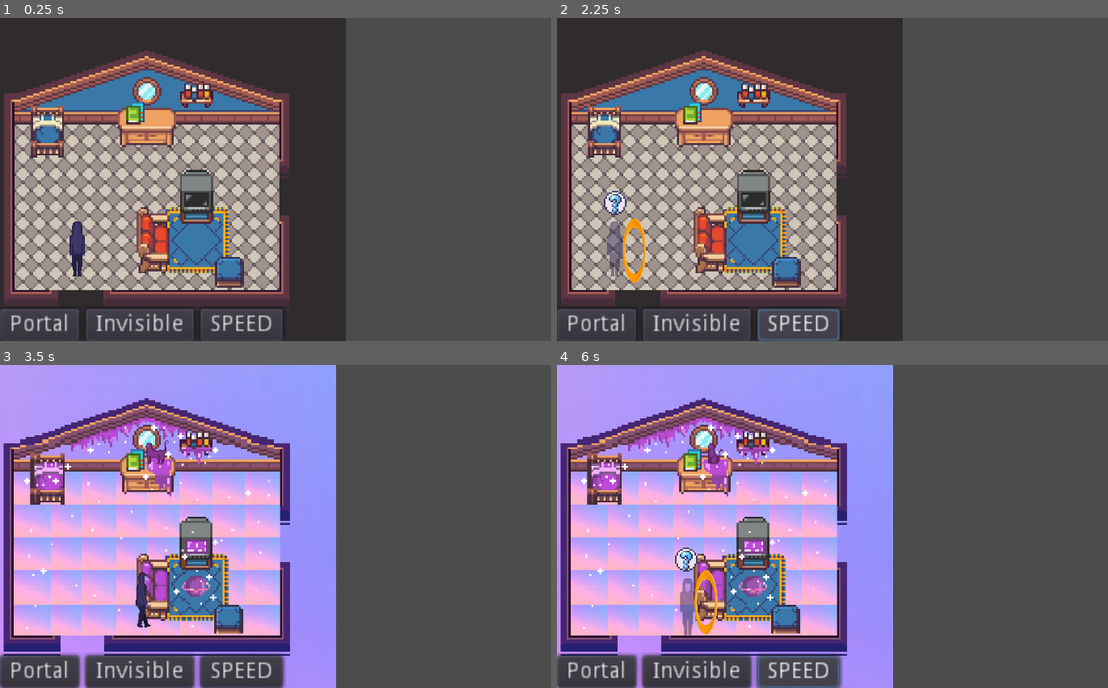
Above: before the commit, frames 1-4 (two rows, left to right).
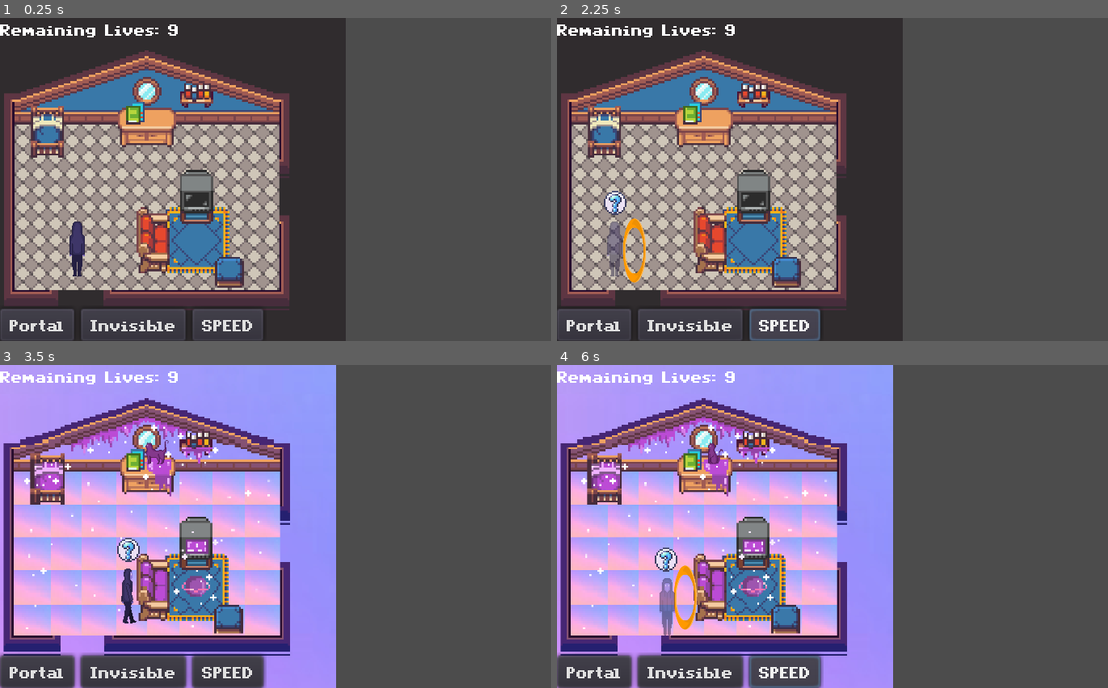
Above: after the commit, the same moments.

Repository: JayTheDaniels/The-Astral-Project
Game: Godot game, scene res://Src/Levels/Bedroom.tscn
Two runs of this game, one before a commit and one after it. Both use one fixed random seed, a clock stepped at 60 frames per second and the inputs below.
Inputs:
- Up to frame 1 (0.25 s): no input
- Up to frame 2 (2.25 s): click "Portal" at 0.5 s; click "Invisible" at 1.25 s; click "SPEED" at 2 s
- Up to frame 3 (3.5 s): tap Enter (accept, bound only after the commit) at 2.75, 3.05 s; hold D (right) from 2.78 s (still down); tap Space (interact) at 2.85 s
- Up to frame 4 (6 s): release D (right) at 3.5 s; click "Portal" at 3.5 s; click "Invisible" at 4.25 s; click "SPEED" at 5 s; tap Enter (accept, bound only after the commit) at 5.75, 5.85 s; hold Down (down) from 5.78 s (still down)

The runs differ from the first frame. In frame 1, 2.1% of the frame differs, in the area x 0-52%, y 2-100%; in frame 2, 2.3%; in frame 3, 3.3%; in frame 4, 4.2%.

Commit message:
Scavenger Hunt Update
Implemented scavenger hunt, added font.

Diff:
--- a/Src/Code/Global.gd
+++ b/Src/Code/Global.gd
@@ -3,7 +3,9 @@
 #top level code for tracking data across levels
 
 signal lives_updated
+signal scavengerHuntUpdated
 
+var scavengerHuntStage = 0 setget set_scavengerHuntStage
 var total_lives = 9
 var remaining_lives = 9 setget set_lives, get_lives
 
@@ -15,3 +17,24 @@
 	return remaining_lives
 
 var player_initial_map_position = Vector2(48, 144)
+
+func set_scavengerHuntStage(value: int) -> void:
+	scavengerHuntStage = value
+	emit_signal("scavengerHuntUpdated")
+	#global function controlling the scavenger hunt
+	#allows the scavenger text to appear
+	print ("Set stage: ", scavengerHuntStage)
+	if scavengerHuntStage == 1:
+		var bookshelf = get_tree().get_root().get_node("/root/Astral_Level_Base/AstralBookshelf")
+		bookshelf.InteractText = bookshelf.ScavengerHuntText
+	if scavengerHuntStage == 2:
+		var couch = get_tree().get_root().get_node("/root/Astral_Level_Base/AstralCouch")
+		couch.InteractText = couch.ScavengerHuntText
+	if scavengerHuntStage == 3:
+		var bed = get_tree().get_root().get_node("/root/Astral_Level_Base/AstralBed")
+		bed.InteractText = bed.ScavengerHuntText
+	if scavengerHuntStage == 4:
+		var tv = get_tree().get_root().get_node("/root/Astral_Level_Base/AstralTV")
+		tv.InteractText = tv.ScavengerHuntText
+	else:
+		print("Scavenger error")
--- a/Src/Code/Leela.gd
+++ b/Src/Code/Leela.gd
@@ -3,6 +3,9 @@
 var follow_player := false
 var speed = 100
 var velocity = Vector2.ZERO
+var interaction = 0
+var dialogueCounter = 0
+var dialogueTotal = 0
 onready var dialogue = get_parent().get_node("UI/CanvasLayer/PopupDialog")
 onready var player = get_parent().get_node("Player")
 onready var animationPlayer = $AnimationPlayer
@@ -27,11 +30,37 @@
 
 func interaction():
 	print("Is interacting with " + self.name)
-	dialogue.dialogue = "Hiya friend, I'm Leela!"
-	dialogue.open()
-	#dialogue.dialogue = "Not common to see humans around here. I'm coming with you for a bit"
-	get_parent().get_node("UI/CanvasLayer/Lives").show()
-	follow()
+	dialogue()
 
 func follow():
 	follow_player = true
+
+func dialogue():
+	if interaction == 0:
+		dialogueTotal = 4
+		if dialogueCounter == 0:
+			dialogue.dialogue = "A visitor..? From the mortal plane no less!"
+			dialogue.open(self.get_path())
+		if dialogueCounter == 1:
+			dialogue.dialogue = "Not common to see humans around here. Are you lost?"
+			dialogue.open(self.get_path())
+		if dialogueCounter == 2:
+			dialogue.dialogue = "Don't worry human. I can show you how to navigate \n The Astral Plane."
+			dialogue.open(self.get_path())
+		if dialogueCounter == 3:
+			dialogue.dialogue = "Let's make a game of it! Beside me if your book shelf. \n Your first clue waits for you there."
+			dialogue.open(self.get_path())
+			Global.scavengerHuntStage = 1
+		if dialogueCounter == 4:
+			dialogue.dialogue = "Take your time human, there's no such thing here."
+			interaction = 1
+	if interaction == 1:
+		if Global.scavengerHuntStage == 5:
+			dialogue.dialogue = "You've impressed me. That's all we have for now but \n allow me to accompany you through The Astral Plane."
+			dialogue.open(self.get_path())
+			get_parent().get_node("UI/CanvasLayer/Lives").show()
+			follow()
+		else:
+			dialogueTotal = 1
+			dialogue.dialogue = "Take your time human, there's no such thing here."
+			dialogue.open(self.get_path())
--- a/Src/Code/Object_Base.gd
+++ b/Src/Code/Object_Base.gd
@@ -4,12 +4,36 @@
 #Other objects will inherit from this one
 #Overwrite/overload the interaction() function for new objects
 
-export var InteractText = ''
+export(String, MULTILINE) var InteractText = ""
+export(String, MULTILINE) var ScavengerHuntText = ""
 onready var dialogue = get_parent().get_node("UI/CanvasLayer/PopupDialog")
+var dialogueCounter = 0
+var dialogueTotal = 0
 
 
 func interaction():
 	print("Is interacting with " + self.name)
+	print (dialogueCounter)
 	dialogue.dialogue = InteractText
-	dialogue.open()
+	dialogue.open(self.get_path())
+	if Global.scavengerHuntStage > 0:
+		scavengerHunt()
 	#get_parent().get_node("UI/CanvasLayer/Lives").show()
+
+func scavengerHunt():
+	if Global.scavengerHuntStage == 1:
+		if self.name == "AstralBookshelf":
+			print ("Objective Updated!")
+			Global.scavengerHuntStage = 2
+	if Global.scavengerHuntStage == 2:
+		if self.name == "AstralCouch":
+			print ("Objective Updated!")
+			Global.scavengerHuntStage = 3
+	if Global.scavengerHuntStage == 3:
+		if self.name == "AstralBed":
+			print ("Objective Updated!")
+			Global.scavengerHuntStage = 4
+	if Global.scavengerHuntStage == 4:
+		if self.name == "AstralTV":
+			print ("Objective Updated!")
+			Global.scavengerHuntStage = 5
--- a/Src/Code/PopupDialog.gd
+++ b/Src/Code/PopupDialog.gd
@@ -1,21 +1,35 @@
 extends PopupDialog
 
 var dialogue setget dialogue_set
-
+var interactor
+var open = false
 
 func dialogue_set(text):
 	dialogue = text
 	$VBoxContainer/Dialogue.text = text
 
-func open():
+func open(sender):
+	interactor = get_tree().get_root().get_node(sender)
+	open = true
 	get_tree().paused = true
 	popup()
 
+func next():
+	close()
+	print(interactor.dialogueCounter)
+	if interactor.dialogueCounter >= interactor.dialogueTotal:
+		return
+	else:
+		interactor.dialogueCounter += 1
+		interactor.interaction()
 func close():
 	get_tree().paused = false
+	open = false
 	hide()
 
 func _input(event):
-	if event is InputEventKey:
-		if event.scancode == KEY_ESCAPE:
-			close()
+	if Input.is_action_just_pressed("accept"):
+		if open == true:
+			next()
+		else:
+			pass
--- a/Src/Code/Portal.gd
+++ b/Src/Code/Portal.gd
@@ -1,6 +1,6 @@
 extends "res://Src/Code/Object_Base.gd"
 
-var astral_scene: String = "res://Src/Levels/Astral_Level_Base.tscn"
+var astral_scene: String = "res://Src/Levels/AstralBedroom.tscn"
 var normal_scene: String = "res://Src/Levels/Bedroom.tscn"
 
 #add the next scene level to the root node. Hide everything from this one
--- a/Src/Game Objects/Base_Object.tscn
+++ b/Src/Game Objects/Base_Object.tscn
@@ -5,6 +5,7 @@
 [sub_resource type="RectangleShape2D" id=1]
 
 [node name="Object" type="StaticBody2D"]
+pause_mode = 2
 script = ExtResource( 1 )
 
 [node name="CollisionShape2D" type="CollisionShape2D" parent="."]
--- a/Src/Game Objects/Leela.tscn
+++ b/Src/Game Objects/Leela.tscn
@@ -2,7 +2,6 @@
 
 [ext_resource path="res://Assets/LeelaFrames.png" type="Texture" id=1]
 [ext_resource path="res://Src/Code/Leela.gd" type="Script" id=2]
-
 
 [sub_resource type="CircleShape2D" id=1]
 radius = 8.40639
@@ -205,7 +204,7 @@
 scale = Vector2( 0.395151, 0.395151 )
 texture = ExtResource( 1 )
 hframes = 28
-frame = 14
+frame = 15
 
 [node name="CollisionShape2D" type="CollisionShape2D" parent="."]
 shape = SubResource( 1 )
--- a/Src/Levels/AstralBedroom.tscn
+++ b/Src/Levels/AstralBedroom.tscn
@@ -1,40 +1,65 @@
-[gd_scene load_steps=5 format=2]
+[gd_scene load_steps=6 format=2]
 
 [ext_resource path="res://Src/Game Objects/Player.tscn" type="PackedScene" id=1]
 [ext_resource path="res://Src/UI/UI.tscn" type="PackedScene" id=2]
 [ext_resource path="res://Src/Game Objects/Leela.tscn" type="PackedScene" id=3]
-[ext_resource path="res://Assets/bedroom4_final_astralworld.png" type="Texture" id=4]
+[ext_resource path="res://Assets/AstralBedroomBackground.png" type="Texture" id=4]
+[ext_resource path="res://Src/Game Objects/Base_Object.tscn" type="PackedScene" id=5]
 
-[node name="Node2D" type="Node2D"]
+[node name="Astral_Level_Base" type="YSort"]
 
-[node name="AstralBedroomBackground" type="TextureRect" parent="."]
+[node name="TextureRect" type="TextureRect" parent="."]
 margin_left = -32.0
 margin_top = -16.0
-margin_right = 1504.0
-margin_bottom = 1392.0
+margin_right = 1468.0
+margin_bottom = 1384.0
 rect_scale = Vector2( 0.16, 0.16 )
 texture = ExtResource( 4 )
+expand = true
+stretch_mode = 2
 __meta__ = {
 "_edit_use_anchors_": false
 }
 
+[node name="Leela" parent="." instance=ExtResource( 3 )]
+pause_mode = 2
+position = Vector2( 97.8544, 52.5792 )
+collision_layer = 1
+
 [node name="Player" parent="." instance=ExtResource( 1 )]
-position = Vector2( 80, 144 )
-
-[node name="Leela" parent="." instance=ExtResource( 3 )]
-position = Vector2( 96, 152 )
+position = Vector2( 160.094, 54.9846 )
 
 [node name="UI" parent="." instance=ExtResource( 2 )]
+pause_mode = 2
 
-[node name="AstralBedroomWallCollision" type="StaticBody2D" parent="."]
-collision_layer = 3
+[node name="AstralLevelBedroomBoundary" type="StaticBody2D" parent="." groups=[
+"Walls",
+]]
 
-[node name="CollisionPolygon2D" type="CollisionPolygon2D" parent="AstralBedroomWallCollision"]
-polygon = PoolVector2Array( -32, 0, -32, 208, 264, 208, 264, 0, -32, 0, 8, 32, 22.9752, 32, 24, 64, 40, 64, 40, 32, 75.803, 32, 72, 56, 104, 48, 106.958, 32, 176, 32, 176, 168, 152, 168, 152, 152, 136, 152, 136, 168, 8, 168, 8, 32 )
+[node name="CollisionPolygon2D" type="CollisionPolygon2D" parent="AstralLevelBedroomBoundary"]
+polygon = PoolVector2Array( 8, 32, 8, 168, 133.764, 168, 136, 152, 152, 152, 152, 168, 176, 168, 176, 48, 176, 48, 176, 32, 176, -16, 216, -16, 216, 216, -40, 216, -40, -16, 176, -16, 176, 32, 40, 32, 40, 64, 24, 64, 24, 32 )
 
-[node name="AstralBedroomObjectCollision" type="StaticBody2D" parent="."]
-position = Vector2( 88, 120 )
-collision_layer = 3
+[node name="AstralBookshelf" parent="." instance=ExtResource( 5 )]
+position = Vector2( 122.051, 39.1041 )
+InteractText = "Are my books okay?"
+ScavengerHuntText = "Poor lost, wandering soul. Sometimes sitting
+ in the moment is the only way to move forward."
 
-[node name="CollisionPolygon2D" type="CollisionPolygon2D" parent="AstralBedroomObjectCollision"]
-polygon = PoolVector2Array( 16, 0, 24, -24, 40, -24, 40, -8, 24, -8, 16, 8, 0, 8, 0, 0 )
+[node name="AstralBed" parent="." instance=ExtResource( 5 )]
+position = Vector2( 29.8877, 59.3206 )
+InteractText = "I couldn't imagine sleeping in this..."
+ScavengerHuntText = "Your body turns off and your mind begins to play.
+Now find a way to do the opposite."
+
+[node name="AstralCouch" parent="." instance=ExtResource( 5 )]
+position = Vector2( 94.6994, 135.132 )
+InteractText = "My furniture is going to need to be cleaned after this..."
+ScavengerHuntText = "Sometimes we stew when we need to rest.
+Correct this error and I'll show you the way home."
+
+[node name="AstralTV" parent="." instance=ExtResource( 5 )]
+position = Vector2( 122.051, 109.862 )
+InteractText = "Seems this place only gets one channel...
+Static."
+ScavengerHuntText = "Your mind turns off, your body enjoys sensation.
+Leela beckons you back over."
--- a/Src/Levels/Astral_Level_2.tscn
+++ /dev/null
@@ -1,20 +0,0 @@
-[gd_scene load_steps=3 format=2]
-
-[ext_resource path="res://Assets/darkPurple.png" type="Texture" id=1]
-[ext_resource path="res://Src/Game Objects/Player.tscn" type="PackedScene" id=3]
-
-[node name="Astral_Level_Base" type="Node2D"]
-
-[node name="TextureRect" type="TextureRect" parent="."]
-margin_right = 1373.0
-margin_bottom = 811.0
-rect_scale = Vector2( 0.25, 0.25 )
-texture = ExtResource( 1 )
-expand = true
-stretch_mode = 2
-__meta__ = {
-"_edit_use_anchors_": false
-}
-
-[node name="Player" parent="." instance=ExtResource( 3 )]
-position = Vector2( 160.094, 54.9846 )
--- a/Src/Levels/Astral_Level_Base.tscn
+++ /dev/null
@@ -1,45 +0,0 @@
-[gd_scene load_steps=5 format=2]
-
-[ext_resource path="res://Assets/AstralBedroomBackground.png" type="Texture" id=1]
-[ext_resource path="res://Src/UI/UI.tscn" type="PackedScene" id=2]
-[ext_resource path="res://Src/Game Objects/Player.tscn" type="PackedScene" id=3]
-[ext_resource path="res://Src/Game Objects/Leela.tscn" type="PackedScene" id=4]
-
-[node name="Astral_Level_Base" type="Node2D"]
-
-[node name="TextureRect" type="TextureRect" parent="."]
-margin_left = -32.0
-margin_top = -16.0
-margin_right = 1468.0
-margin_bottom = 1384.0
-rect_scale = Vector2( 0.16, 0.16 )
-texture = ExtResource( 1 )
-expand = true
-stretch_mode = 2
-__meta__ = {
-"_edit_use_anchors_": false
-}
-
-[node name="Leela" parent="." instance=ExtResource( 4 )]
-position = Vector2( 97.8544, 52.5792 )
-collision_layer = 1
-
-[node name="Player" parent="." instance=ExtResource( 3 )]
-position = Vector2( 160.094, 54.9846 )
-
-[node name="UI" parent="." instance=ExtResource( 2 )]
-
-[node name="AstralLevelBedroomBoundary" type="StaticBody2D" parent="." groups=[
-"Walls",
-]]
-
-[node name="CollisionPolygon2D" type="CollisionPolygon2D" parent="AstralLevelBedroomBoundary"]
-polygon = PoolVector2Array( 8, 32, 8, 168, 133.764, 168, 136, 152, 152, 152, 152, 168, 176, 168, 176, 48, 176, 48, 176, 32, 176, -16, 216, -16, 216, 216, -40, 216, -40, -16, 176, -16, 176, 32, 40, 32, 40, 64, 24, 64, 24, 32 )
-
-[node name="AstralLevelObjectBoundary" type="StaticBody2D" parent="." groups=[
-"Walls",
-]]
-position = Vector2( 104, 120 )
-
-[node name="CollisionPolygon2D" type="CollisionPolygon2D" parent="AstralLevelObjectBoundary"]
-polygon = PoolVector2Array( -16, 0, -16, 8, 0, 8, 8, 0, 24, -8, 24, -24, 8, -24, 8, 0 )
--- a/Src/Levels/Bathroom.tscn
+++ b/Src/Levels/Bathroom.tscn
@@ -6,7 +6,7 @@
 [ext_resource path="res://Src/UI/UI.tscn" type="PackedScene" id=4]
 [ext_resource path="res://Src/Game Objects/Base_Object.tscn" type="PackedScene" id=5]
 
-[node name="Level_Base" type="Node2D"]
+[node name="Level_Base" type="YSort"]
 
 [node name="BathroomBackground" type="TextureRect" parent="."]
 margin_left = -32.0
--- a/Src/Levels/Bedroom.tscn
+++ b/Src/Levels/Bedroom.tscn
@@ -6,7 +6,7 @@
 [ext_resource path="res://Src/Game Objects/Door.tscn" type="PackedScene" id=4]
 [ext_resource path="res://Src/Game Objects/Base_Object.tscn" type="PackedScene" id=5]
 
-[node name="Level_Base" type="Node2D"]
+[node name="Level_Base" type="YSort"]
 
 [node name="BedroomBackground" type="TextureRect" parent="."]
 margin_left = -32.0
@@ -25,12 +25,6 @@
 [node name="UI" parent="." instance=ExtResource( 3 )]
 margin_left = 1.0
 margin_right = 1.0
-
-[node name="BedroomObjectCollision" type="StaticBody2D" parent="."]
-position = Vector2( 104, 160 )
-
-[node name="CollisionPolygon2D" type="CollisionPolygon2D" parent="BedroomObjectCollision"]
-polygon = PoolVector2Array( 0, -32, -16, -32, -16, -40, 8, -40, 8, -64, 24, -64, 24, -48, 0, -40 )
 
 [node name="Door2" parent="." instance=ExtResource( 4 )]
 position = Vector2( 208, 112 )
--- a/Src/Levels/Hallway.tscn
+++ b/Src/Levels/Hallway.tscn
@@ -6,7 +6,7 @@
 [ext_resource path="res://Src/UI/UI.tscn" type="PackedScene" id=4]
 [ext_resource path="res://Src/Game Objects/Base_Object.tscn" type="PackedScene" id=5]
 
-[node name="Level_Base" type="Node2D"]
+[node name="Level_Base" type="YSort"]
 
 [node name="HallwayBackground" type="TextureRect" parent="."]
 margin_left = -32.0
--- a/Src/Levels/Kitchen.tscn
+++ b/Src/Levels/Kitchen.tscn
@@ -6,7 +6,7 @@
 [ext_resource path="res://Src/Game Objects/Door.tscn" type="PackedScene" id=4]
 [ext_resource path="res://Src/Game Objects/Base_Object.tscn" type="PackedScene" id=5]
 
-[node name="Level_Base" type="Node2D"]
+[node name="Level_Base" type="YSort"]
 
 [node name="LivingRoomBackground" type="TextureRect" parent="."]
 margin_left = -248.0
--- a/Src/Levels/LivingRoom.tscn
+++ b/Src/Levels/LivingRoom.tscn
@@ -6,7 +6,7 @@
 [ext_resource path="res://Src/Game Objects/Door.tscn" type="PackedScene" id=4]
 [ext_resource path="res://Src/Game Objects/Base_Object.tscn" type="PackedScene" id=5]
 
-[node name="Level_Base" type="Node2D"]
+[node name="Level_Base" type="YSort"]
 
 [node name="LivingRoomBackground" type="TextureRect" parent="."]
 margin_left = -32.0
--- a/Src/Levels/Office.tscn
+++ b/Src/Levels/Office.tscn
@@ -6,7 +6,7 @@
 [ext_resource path="res://Src/Game Objects/Door.tscn" type="PackedScene" id=4]
 [ext_resource path="res://Src/Game Objects/Base_Object.tscn" type="PackedScene" id=5]
 
-[node name="Level_Base" type="Node2D"]
+[node name="Level_Base" type="YSort"]
 
 [node name="OfficeBackground" type="TextureRect" parent="."]
 margin_right = 40.0
--- a/Src/UI/PopupDialog.tscn
+++ b/Src/UI/PopupDialog.tscn
@@ -1,6 +1,7 @@
-[gd_scene load_steps=2 format=2]
+[gd_scene load_steps=3 format=2]
 
 [ext_resource path="res://Src/Code/PopupDialog.gd" type="Script" id=1]
+[ext_resource path="res://UI.tres" type="Theme" id=2]
 
 [node name="PopupDialog" type="PopupDialog"]
 pause_mode = 2
@@ -12,6 +13,7 @@
 margin_top = 59.0
 margin_right = 170.5
 margin_bottom = 99.0
+theme = ExtResource( 2 )
 popup_exclusive = true
 script = ExtResource( 1 )
 __meta__ = {
@@ -30,16 +32,25 @@
 anchor_top = 1.0
 anchor_right = 1.0
 anchor_bottom = 1.0
+margin_left = 5.0
 margin_top = -38.0
+margin_right = -5.0
 margin_bottom = -1.0
 __meta__ = {
 "_edit_use_anchors_": false
 }
 
 [node name="Dialogue" type="Label" parent="VBoxContainer"]
-margin_right = 340.0
-margin_bottom = 14.0
+margin_right = 330.0
+margin_bottom = 13.0
 text = "Temp dialogue text!"
 __meta__ = {
 "_edit_use_anchors_": false
 }
+
+[node name="Prompt" type="Label" parent="."]
+margin_left = 190.867
+margin_top = -14.2705
+margin_right = 338.867
+margin_bottom = -1.27046
+text = "Press Enter to Continue..."
--- a/Src/UI/UI.tscn
+++ b/Src/UI/UI.tscn
@@ -1,14 +1,16 @@
-[gd_scene load_steps=6 format=2]
+[gd_scene load_steps=7 format=2]
 
 [ext_resource path="res://Src/Code/PortalButton.gd" type="Script" id=1]
 [ext_resource path="res://Src/Code/InvisibleButton.gd" type="Script" id=2]
 [ext_resource path="res://Src/Code/SpeedButton.gd" type="Script" id=3]
 [ext_resource path="res://Src/Code/UI.gd" type="Script" id=4]
 [ext_resource path="res://Src/UI/PopupDialog.tscn" type="PackedScene" id=5]
+[ext_resource path="res://UI.tres" type="Theme" id=6]
 
 [node name="UI" type="Control"]
 anchor_right = 1.0
 anchor_bottom = 1.0
+theme = ExtResource( 6 )
 script = ExtResource( 4 )
 __meta__ = {
 "_edit_use_anchors_": false
@@ -20,9 +22,9 @@
 }
 
 [node name="Lives" type="Label" parent="CanvasLayer"]
-visible = false
 margin_right = 112.0
 margin_bottom = 14.0
+theme = ExtResource( 6 )
 text = "Lives Placeholder: %s"
 __meta__ = {
 "_edit_use_anchors_": false
@@ -33,12 +35,13 @@
 anchor_bottom = 1.0
 margin_top = -20.0
 margin_right = 175.0
+theme = ExtResource( 6 )
 __meta__ = {
 "_edit_use_anchors_": false
 }
 
 [node name="PortalButton" type="Button" parent="CanvasLayer/HBoxContainer"]
-margin_right = 49.0
+margin_right = 46.0
 margin_bottom = 20.0
 text = "Portal"
 script = ExtResource( 1 )
@@ -47,8 +50,8 @@
 }
 
 [node name="InvisibleButton" type="Button" parent="CanvasLayer/HBoxContainer"]
-margin_left = 53.0
-margin_right = 120.0
+margin_left = 50.0
+margin_right = 115.0
 margin_bottom = 20.0
 text = "Invisible"
 script = ExtResource( 2 )
@@ -57,8 +60,8 @@
 }
 
 [node name="SpeedButton" type="Button" parent="CanvasLayer/HBoxContainer"]
-margin_left = 124.0
-margin_right = 175.0
+margin_left = 119.0
+margin_right = 163.0
 margin_bottom = 20.0
 text = "SPEED"
 script = ExtResource( 3 )
--- /dev/null
+++ b/UI.tres
@@ -0,0 +1,9 @@
+[gd_resource type="Theme" load_steps=3 format=2]
+
+[ext_resource path="res://Assets/mago3.ttf" type="DynamicFontData" id=1]
+
+[sub_resource type="DynamicFont" id=1]
+font_data = ExtResource( 1 )
+
+[resource]
+default_font = SubResource( 1 )
--- a/project.godot
+++ b/project.godot
@@ -63,6 +63,11 @@
 "events": [ Object(InputEventKey,"resource_local_to_scene":false,"resource_name":"","device":0,"alt":false,"shift":false,"control":false,"meta":false,"command":false,"pressed":false,"scancode":32,"unicode":0,"echo":false,"script":null)
  ]
 }
+accept={
+"deadzone": 0.5,
+"events": [ Object(InputEventKey,"resource_local_to_scene":false,"resource_name":"","device":0,"alt":false,"shift":false,"control":false,"meta":false,"command":false,"pressed":false,"scancode":16777221,"unicode":0,"echo":false,"script":null)
+ ]
+}
 
 [layer_names]
 
Binary file added: Assets/mago3.ttf
